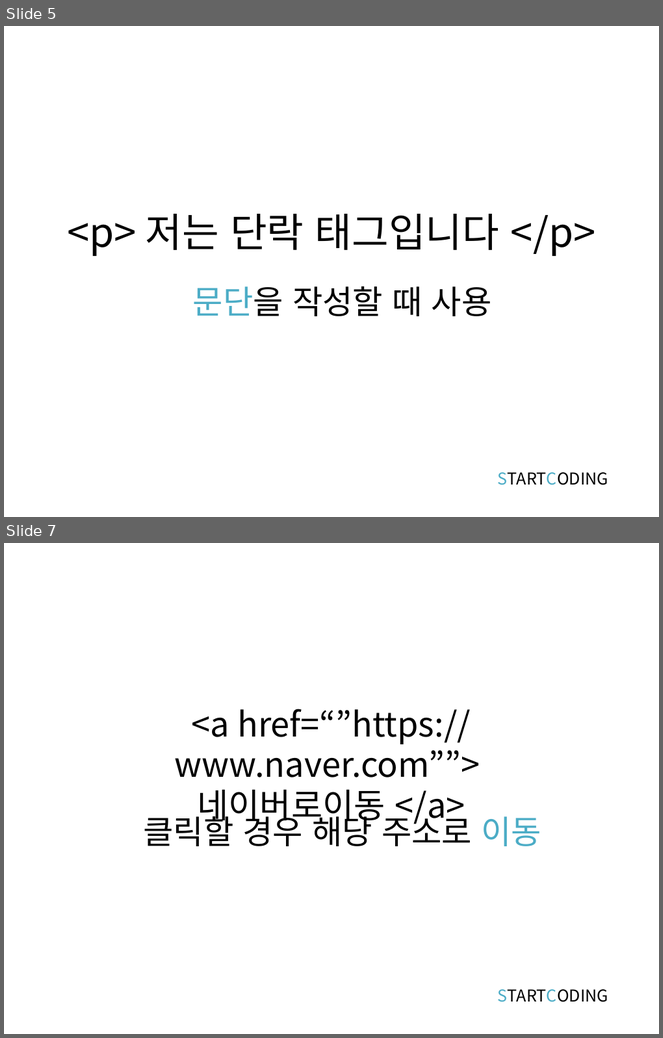
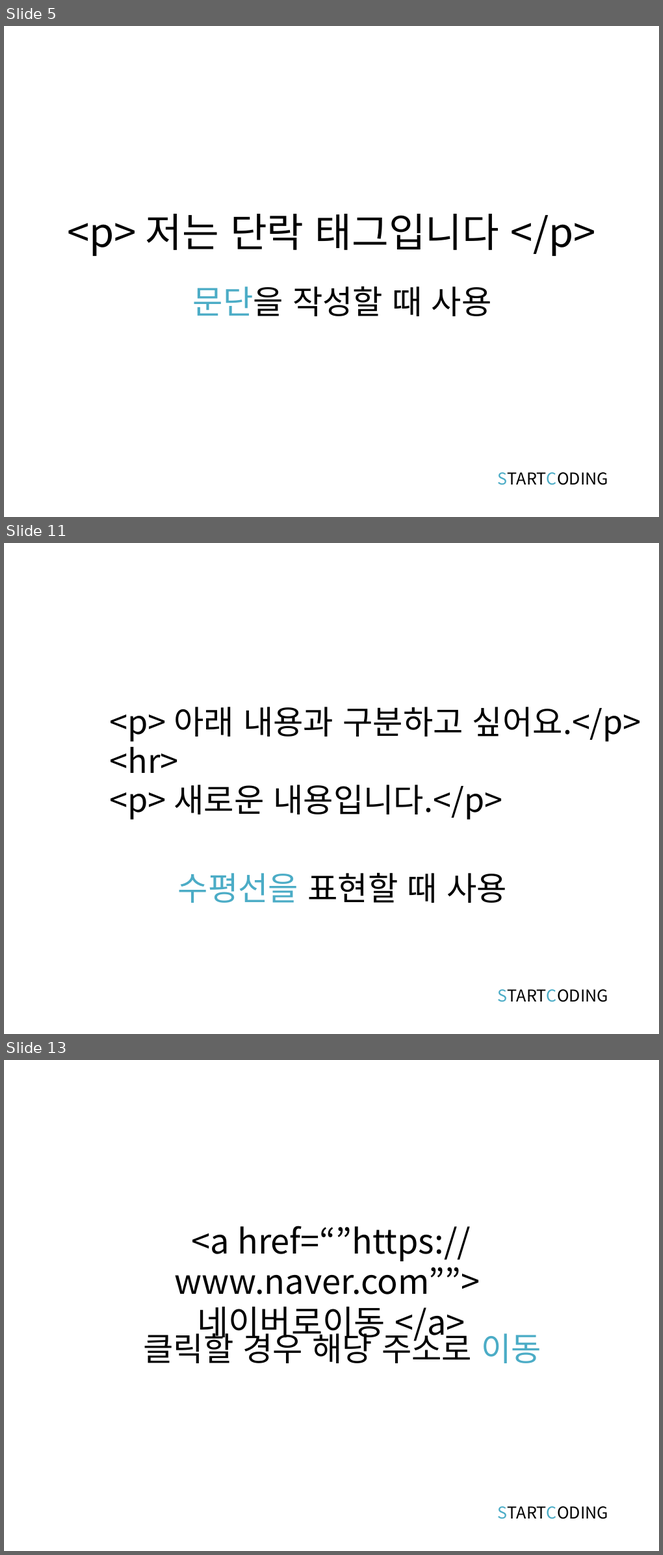
Before and after one commit to kwonkijun/web, a slide deck: 프론트엔드기초(PPT)/HTML5 2강_텍스트관련태그.pptx. Shown one above the other, each under a label of ours: slides 5 and 7 before the commit, slides 5, 11 and 13 after it; the slides between them are not shown. The pictures are 663x1038 and 663x1555 pixels, drawn with LibreOffice and Linux fonts; fonts in the diff are those of the drawing. Boxes give left, top, right and bottom in pixels: in the first picture for what was removed or moved away, otherwise in the second. Text is boxed around its words. In the diff, an @@ line names an element or a change of style, - is before the commit and + after.

```diff
--- a/프론트엔드기초(PPT)/HTML5 2강_텍스트관련태그.pptx
+++ b/프론트엔드기초(PPT)/HTML5 2강_텍스트관련태그.pptx
@@ slide 11 added at (4,543,659,1034), background #FFFFFF @@
@@ title added at (110,707,642,820), 36 pt, text #000000 @@
+<p> 아래 내용과 구분하고 싶어요.</p>
+<hr>
+<p> 새로운 내용입니다.</p>
@@ text added at (178,873,507,903), 36 pt, text #000000 @@
+수평선을 표현할 때 사용
@@ text added at (498,990,608,1003), 18 pt, text #000000 @@
+STARTCODING
@@ what was slide 7 is now slide 13 @@
```
Also in this commit, not shown: 1 slide changed, 7 other slides added, 30 other files.
